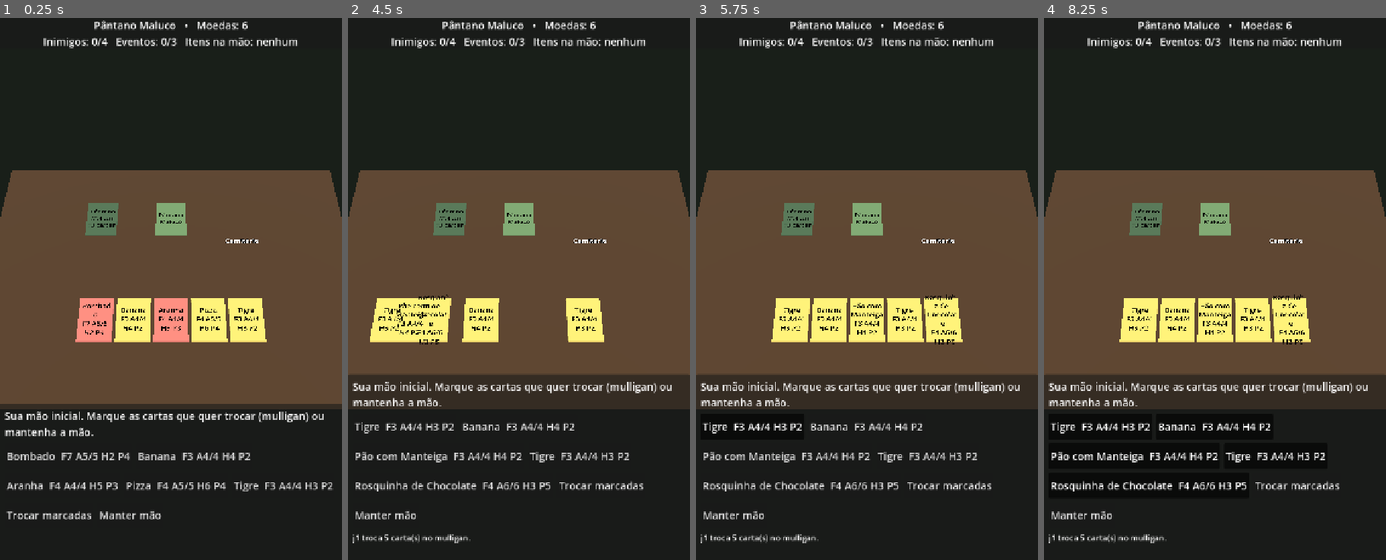
Above: before the commit, frames 1-4 (left to right).
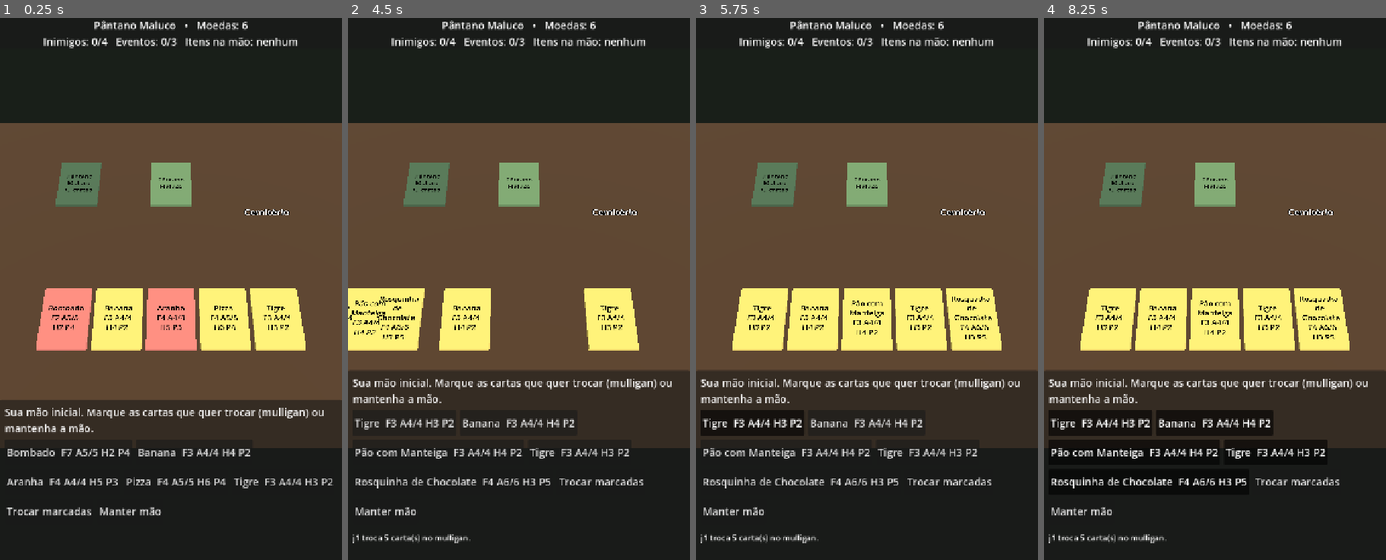
Above: after the commit, the same moments.

Repository: gabrielcamargols/Madly-Knights-
Game: Godot game, scene res://cenas/principal.tscn
Same seed, same stepped clock (60 frames per second), same inputs: the game is played once before the commit and once after it.
Inputs:
- Up to frame 1 (0.25 s): no input
- Up to frame 2 (4.5 s): click "Bombado F7 A5/5 H2 P4" at 0.5 s; click "Banana F3 A4/4 H4 P2" at 1.25 s; click "Aranha F4 A4/4 H5 P3" at 2 s; click "Pizza F4 A5/5 H6 P4" at 2.75 s; click "Tigre F3 A4/4 H3 P2" at 3.5 s; click "Trocar marcadas" at 4.25 s
- Up to frame 3 (5.75 s): click "Tigre F3 A4/4 H3 P2" at 5 s
- Up to frame 4 (8.25 s): click "Banana F3 A4/4 H4 P2" at 5.75 s; click "Pão com Manteiga F3 A4/4 H4 P2" at 6.5 s; click "Tigre F3 A4/4 H3 P2" at 7.25 s; click "Rosquinha de Chocolate F4 A6/…" at 8 s

The runs differ from the first frame. In frame 1, 27% of the frame differs, in the area x 0-100%, y 19-93%; in frame 2, 25%; in frame 3, 25%; in frame 4, 25%.

Commit message:
Mesa mais próxima e opções longas em linhas inteiras
Co-Authored-By: Claude Opus 5.5 <noreply@anthropic.com>
Claude-Session: https://claude.ai/code/session_019CTdQ62Kcrqj4R4TCAnCR5

Diff:
--- a/scripts/apresentacao/principal.gd
+++ b/scripts/apresentacao/principal.gd
@@ -30,6 +30,7 @@
 var rotulo_status: Label
 var rotulo_pergunta: Label
 var botoes: HFlowContainer
+var lista: VBoxContainer  # opções longas, uma por linha
 var registro: RichTextLabel
 
 
@@ -79,7 +80,7 @@
 	camera.keep_aspect = Camera3D.KEEP_WIDTH
 	camera.fov = 48
 	add_child(camera)
-	camera.look_at_from_position(Vector3(0, 10.5, 7.5), Vector3(0, 0, 2.4))
+	camera.look_at_from_position(Vector3(0, 7.5, 6.0), Vector3(0, 0, 2.4))
 	var luz := DirectionalLight3D.new()
 	luz.rotation_degrees = Vector3(-60, 30, 0)
 	add_child(luz)
@@ -115,9 +116,9 @@
 	var rotulo := Label3D.new()
 	rotulo.name = "Rotulo"
 	rotulo.text = texto
-	rotulo.font_size = 48
-	rotulo.pixel_size = 0.0045
-	rotulo.width = 220
+	rotulo.font_size = 40
+	rotulo.pixel_size = 0.0042
+	rotulo.width = 240
 	rotulo.autowrap_mode = TextServer.AUTOWRAP_WORD_SMART
 	rotulo.rotation_degrees.x = -90
 	rotulo.position.y = 0.04
@@ -234,6 +235,9 @@
 	botoes.add_theme_constant_override("h_separation", 8)
 	botoes.add_theme_constant_override("v_separation", 8)
 	coluna.add_child(botoes)
+	lista = VBoxContainer.new()
+	lista.add_theme_constant_override("separation", 6)
+	coluna.add_child(lista)
 	registro = RichTextLabel.new()
 	registro.custom_minimum_size = Vector2(0, 190)
 	registro.scroll_following = true
@@ -243,9 +247,10 @@
 
 func _perguntar(texto: String) -> void:
 	rotulo_pergunta.text = texto
-	for b in botoes.get_children():
-		botoes.remove_child(b)
-		b.queue_free()
+	for recipiente in [botoes, lista]:
+		for b in recipiente.get_children():
+			recipiente.remove_child(b)
+			b.queue_free()
 
 
 func _botao(texto: String, acao: Callable, ativo: bool = true) -> Button:
@@ -264,7 +269,13 @@
 	b.toggle_mode = true
 	b.custom_minimum_size = Vector2(0, 54)
 	b.toggled.connect(_marcar.bind(valor))
-	botoes.add_child(b)
+	if "\n" in texto:
+		# Opção longa: ocupa a linha inteira e quebra o texto.
+		b.autowrap_mode = TextServer.AUTOWRAP_WORD_SMART
+		b.alignment = HORIZONTAL_ALIGNMENT_LEFT
+		lista.add_child(b)
+	else:
+		botoes.add_child(b)
 	return b
 
 
